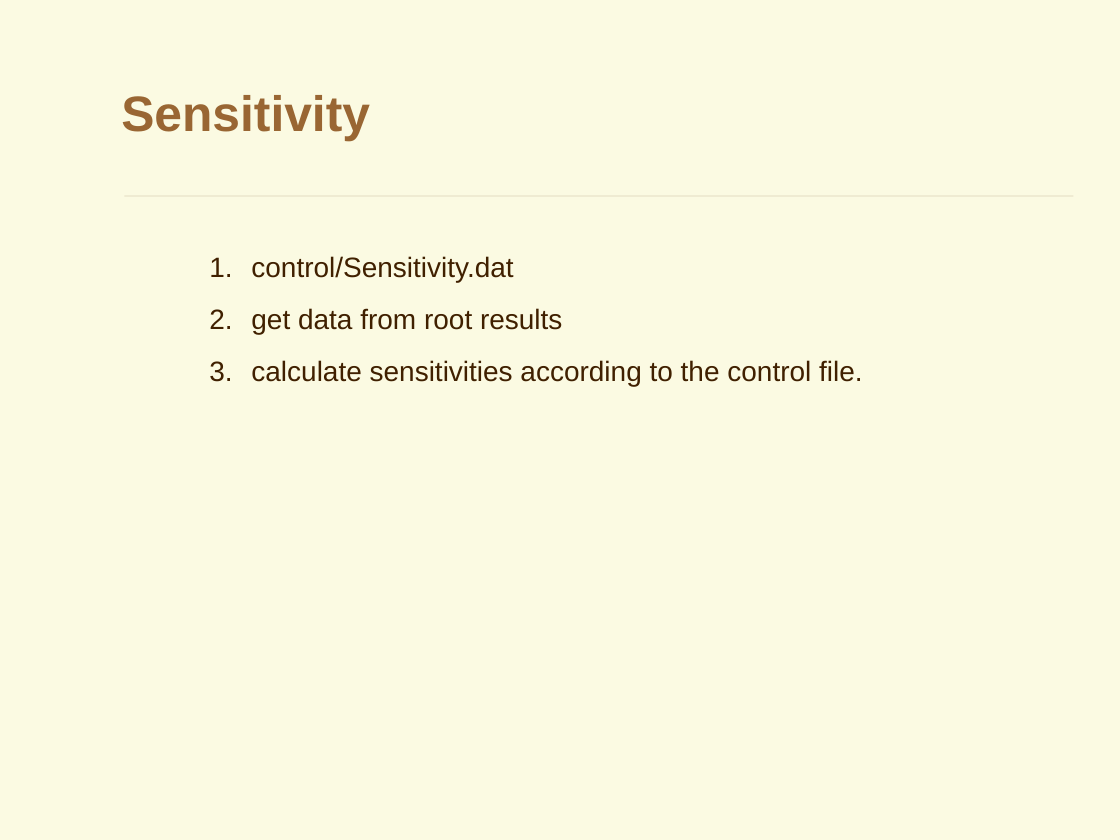
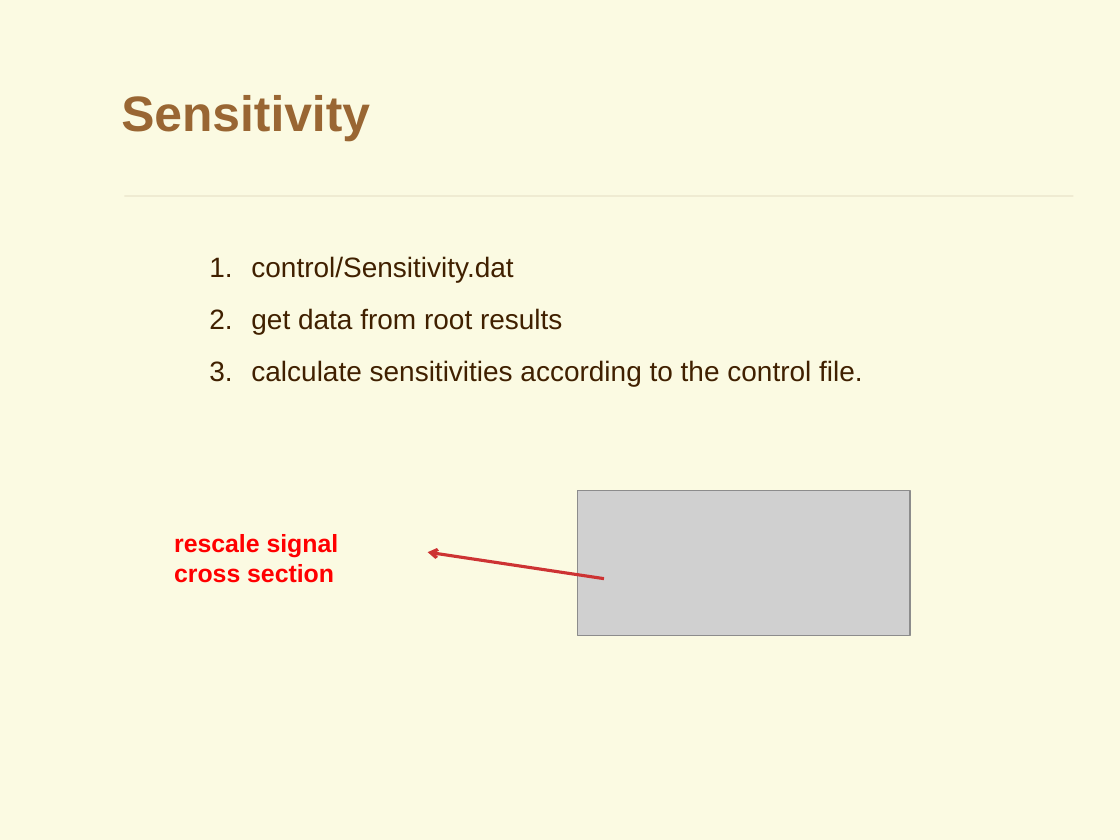
Before and after one commit to YancyW/BASDA, a slide deck: slide 33 of doc/BASDA_Introduction.pptx (slide 26 before the commit). Drawn at 1120x840 pixels with LibreOffice and Linux fonts; fonts in the diff are those of the drawing; grey boxes stand for pictures; background and template pictures are left out. Boxes give left, top, right and bottom in pixels: in the first picture for what was removed or moved away, otherwise in the second. Text is boxed around its words. In the diff, an @@ line names an element or a change of style, - is before the commit and + after.

```diff
--- a/doc/BASDA_Introduction.pptx
+++ b/doc/BASDA_Introduction.pptx
@@ picture added at box(578, 491, 911, 635) @@
@@ text added at box(174, 534, 339, 583), 16 pt, text #FF0000, bold @@
+rescale signal cross section
@@ arrow added from (604, 579) to (428, 552), #CD3333 2 pt @@
```
Also in this commit, not shown: 8 other slides changed, 10 slides added, 3 other files.
